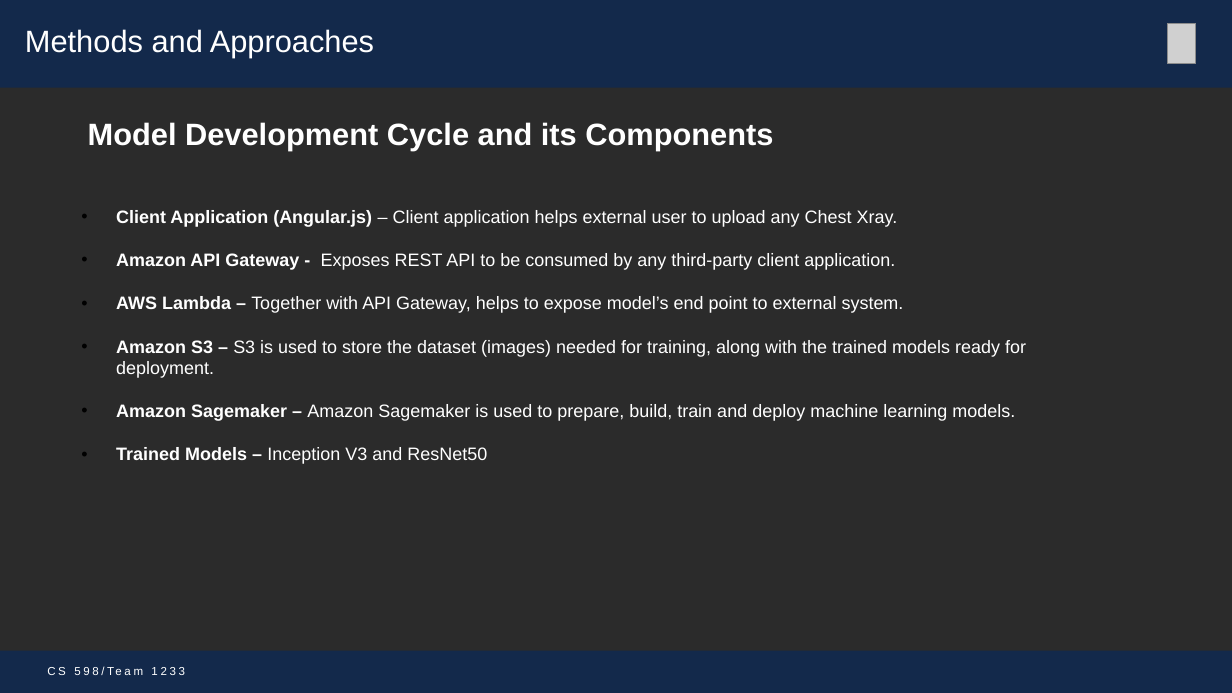
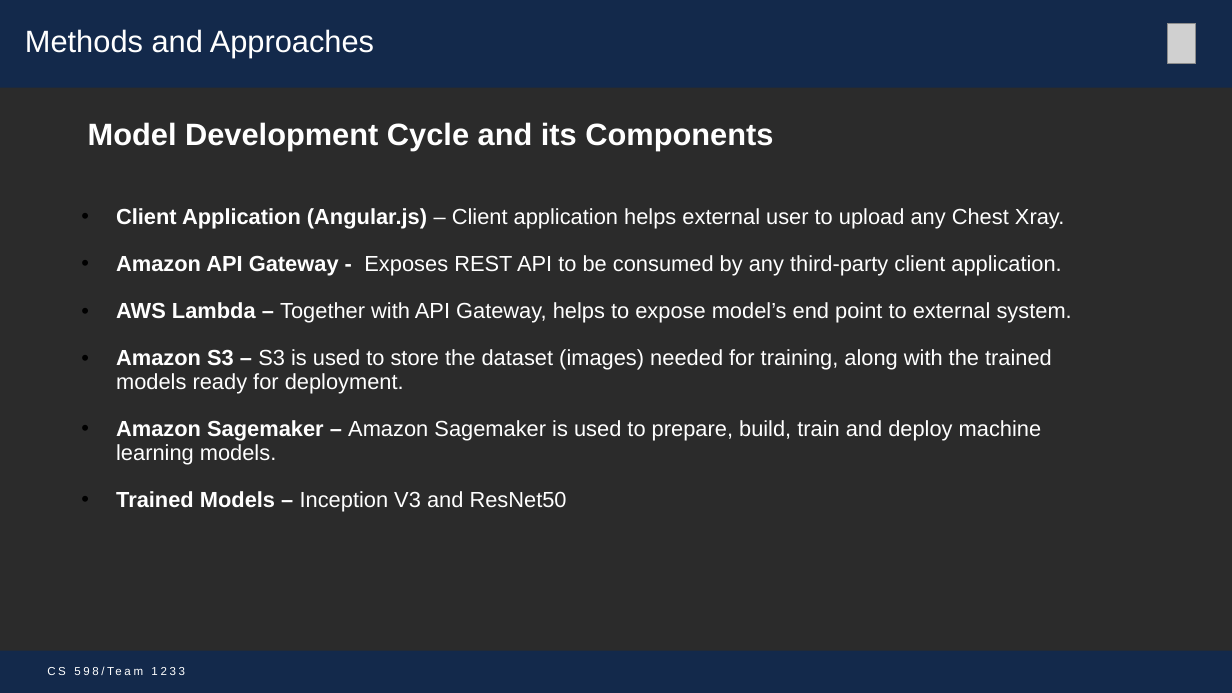
Before and after one commit to mohitbhadauria10/DL-Project, a slide deck: slide 7 of Presentation_Team_1233 _mike.pptx. Drawn at 1232x693 pixels with LibreOffice and Linux fonts; fonts in the diff are those of the drawing; grey boxes stand for pictures; background and template pictures are left out; a plain dark background stands for a picture behind light text. Boxes give left, top, right and bottom in pixels: in the first picture for what was removed or moved away, otherwise in the second. Text is boxed around its words. In the diff, an @@ line names an element or a change of style, - is before the commit and + after.

```diff
--- a/Presentation_Team_1233 _mike.pptx
+++ b/Presentation_Team_1233 _mike.pptx
@@ text "Client Application (Angular.js) – Client ..." at (116, 208, 1072, 512): size 14 to 17 pt; line spacing 1 to 0.9 @@
```
Also in this commit, not shown: 4 other slides changed.
